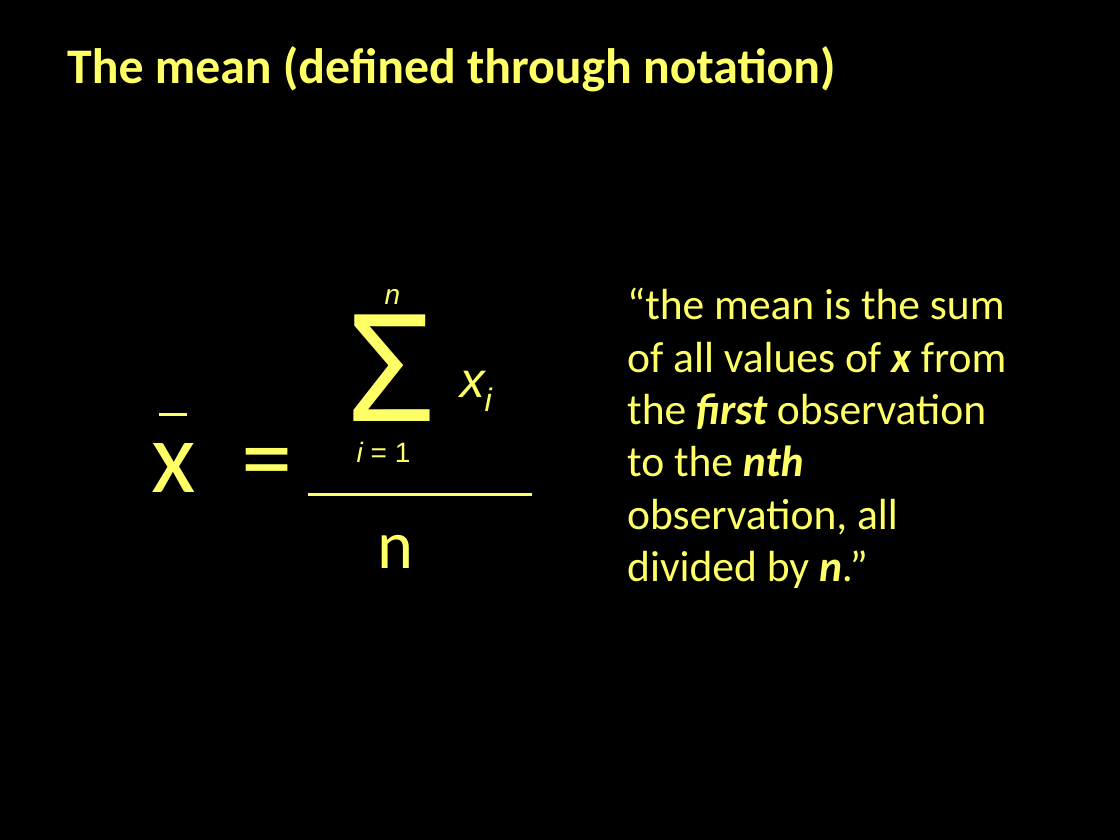
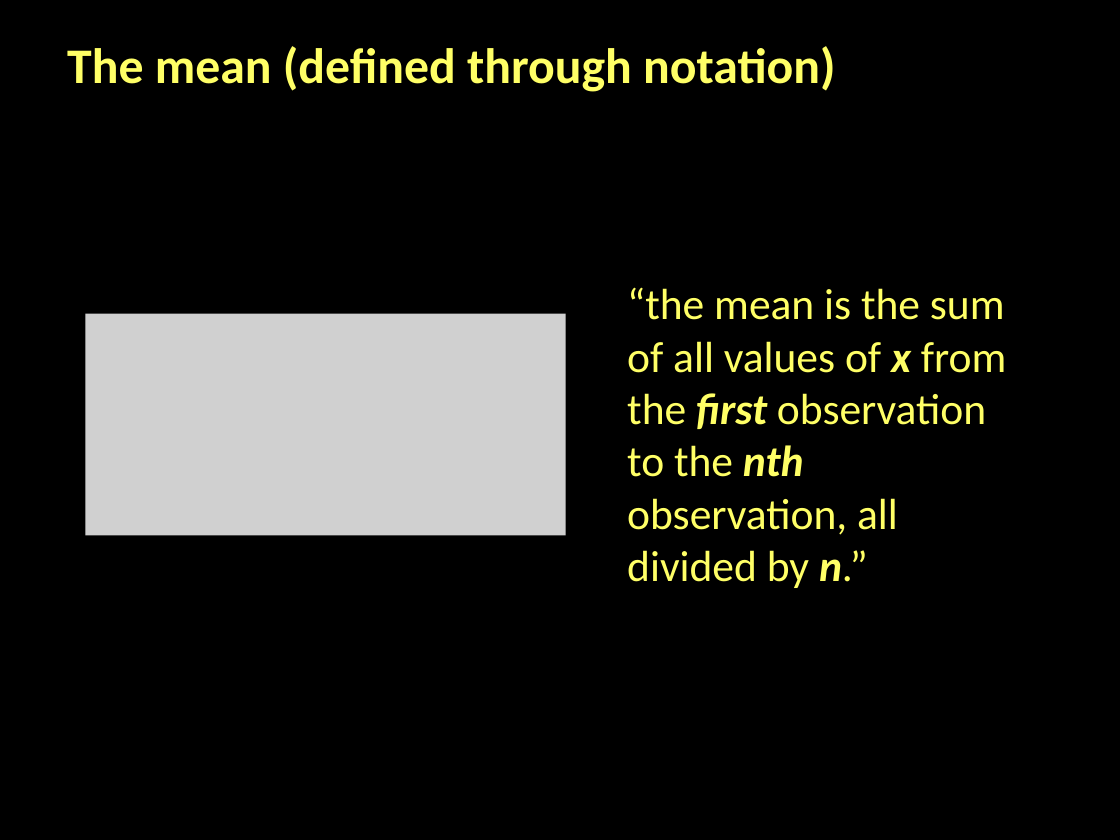
Before and after one commit to jshannon75/geog4300, a slide deck: slide 6 of slides/Geog4300_Fa18_Lecture 3-2 Data classification and central tendancy.pptx. Drawn at 1120x840 pixels with LibreOffice and Linux fonts; fonts in the diff are those of the drawing; grey boxes stand for pictures. Boxes give left, top, right and bottom in pixels: in the first picture for what was removed or moved away, otherwise in the second. Text is boxed around its words. In the diff, an @@ line names an element or a change of style, - is before the commit and + after.

Commit message:
L3-2 update

```diff
--- a/slides/Geog4300_Fa18_Lecture 3-2 Data classification and central tendancy.pptx
+++ b/slides/Geog4300_Fa18_Lecture 3-2 Data classification and central tendancy.pptx
@@ text removed at (348,289,433,459) @@
-Σ
@@ text removed at (385,289,401,304) @@
-n
@@ picture added at (85,314,566,535) @@
@@ text removed at (449,336,505,408) @@
-xi
@@ text removed at (151,413,195,492) @@
-x =
@@ line removed from (159, 414) to (187, 414) @@
@@ rectangle removed at (346,429,477,474) @@
-i = 1
@@ line removed from (308, 495) to (532, 495) @@
@@ text removed at (377,535,413,568) @@
-n
```
Also in this commit, not shown: 1 other slide changed, 1 slide added.
